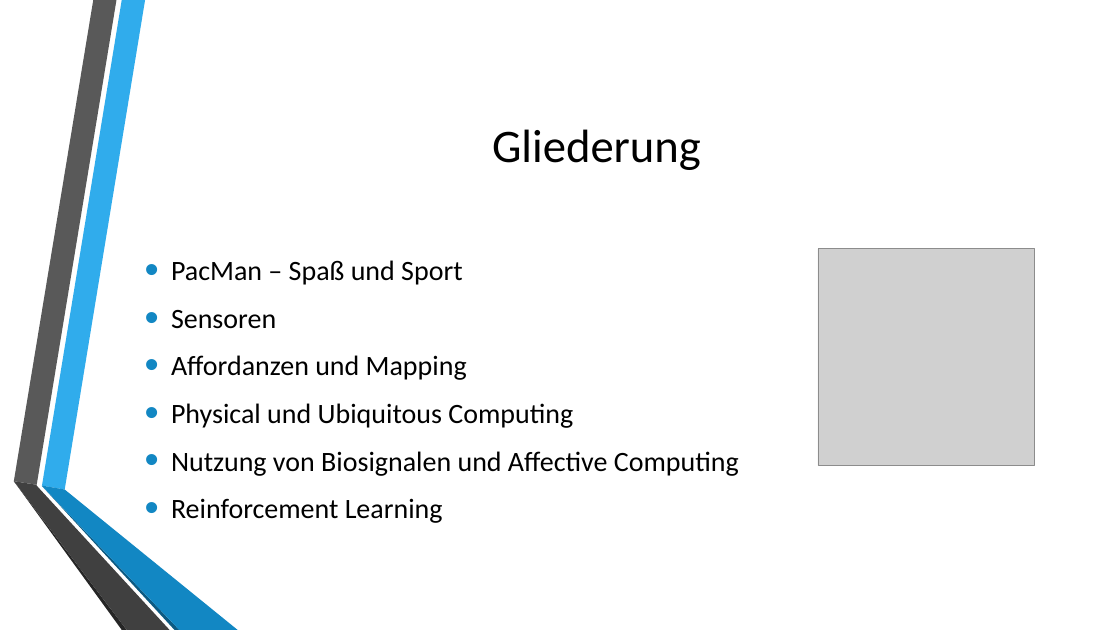
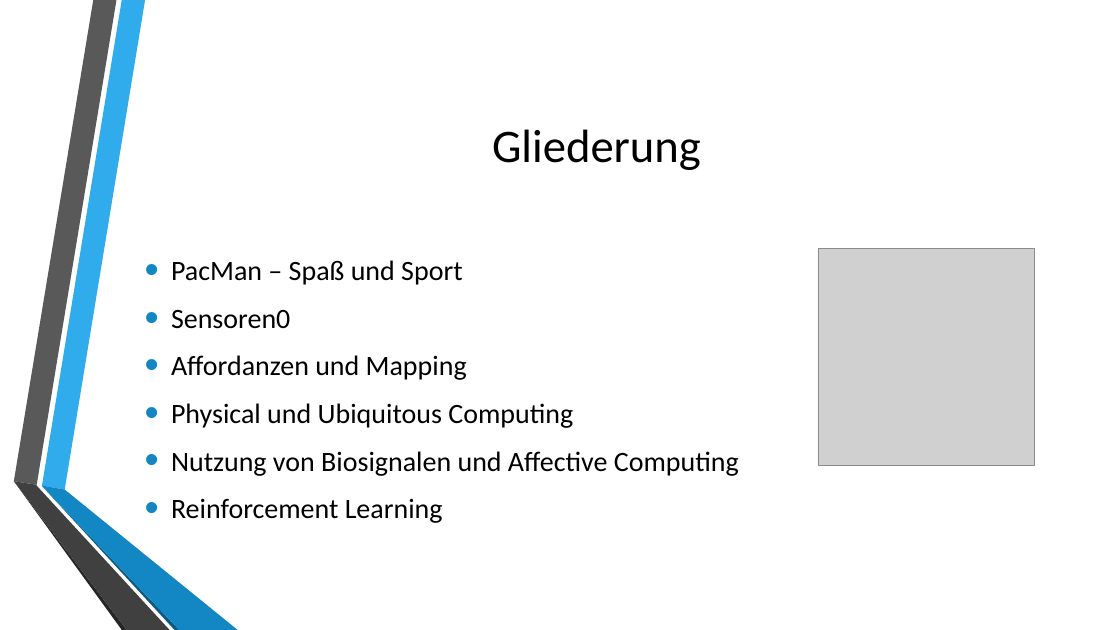
Before and after one commit to SweetyGott/HCIMonster, a slide deck: slide 2 of Projekt/presentation.pptx. Drawn at 1120x630 pixels with LibreOffice and Linux fonts; fonts in the diff are those of the drawing; grey boxes stand for pictures; background and template pictures are left out. Boxes give left, top, right and bottom in pixels: in the first picture for what was removed or moved away, otherwise in the second. Text is boxed around its words. In the diff, an @@ line names an element or a change of style, - is before the commit and + after.

```diff
--- a/Projekt/presentation.pptx
+++ b/Projekt/presentation.pptx
@@ text at [171,310,290,329]: text changed @@
-• Sensoren
+• Sensoren0
```
Also in this commit, not shown: 5 other slides changed, 4 slides removed.
